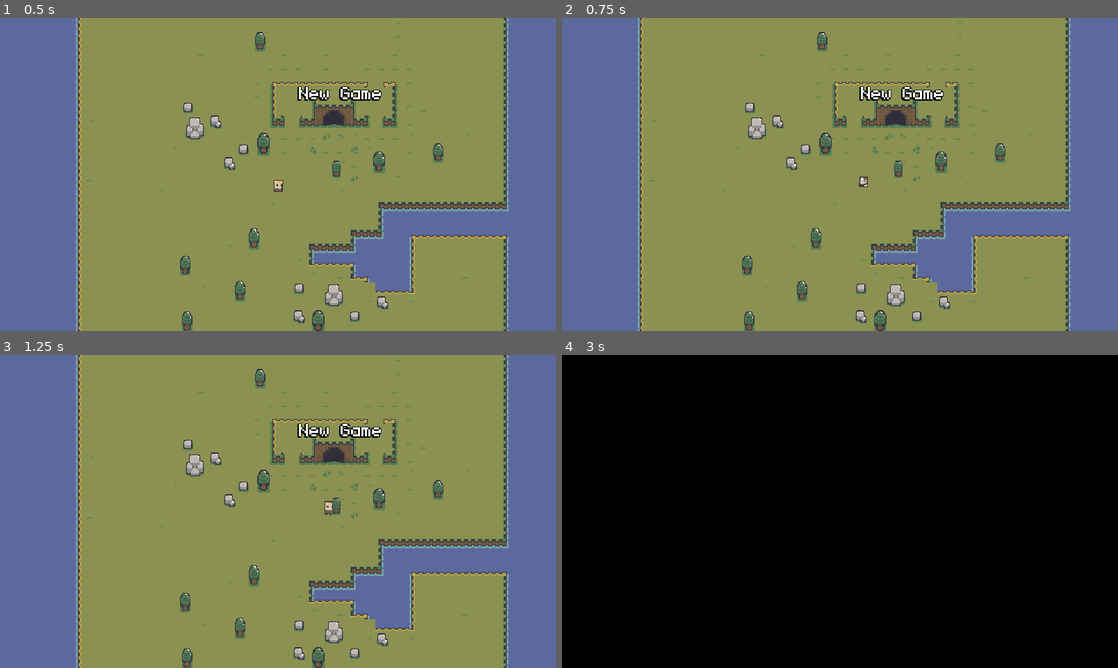
Above: before the commit, frames 1-4 (two rows, left to right).
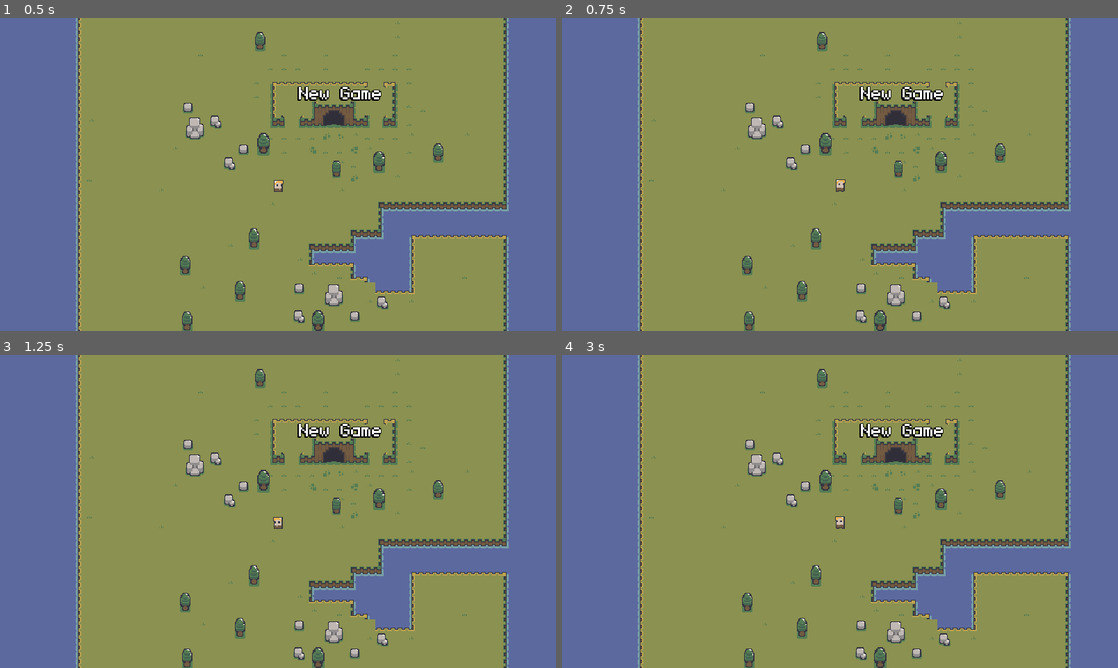
Above: after the commit, the same moments.

Repository: qmarsala/DeliciousDungeon
Game: Godot game, scene res://scenes/game.tscn
The game is run twice, just before and just after one commit, with the same random seed, the same clock (stepped at 60 frames per second) and the same inputs.
Inputs (mouse positions are in pixels of both pictures, inside the frame that each line leads up to):
- Up to frame 1 (0.5 s): no input
- Up to frame 2 (0.75 s): tap Enter at 0.5 s; move the mouse to (962, 158) at 0.52 s; hold Right mouse button (dash) from 0.53 s (still down)
- Up to frame 3 (1.25 s): keep holding Right mouse button (dash); tap E (interact) at 0.8 s
- Up to frame 4 (3 s): move the mouse to (728, 527) at 1.27 s; release Right mouse button (dash) at 1.28 s; tap E (interact) at 1.35 s; click (728, 527) at 1.55 s; tap Space at 2 s; move the mouse to (895, 442) at 2.02 s; press the mouse at (895, 442) at 2.03 s; right-click (895, 442) at 2.3 s; move the mouse to (812, 574) at 2.77 s; release the mouse at (812, 574) at 2.78 s; tap Q (basic_attack) at 2.85 s

Frame 1 is identical in both runs. In frame 2, 0.1% of the frame differs, in the area x 49-55%, y 50-56%; in frame 3, 0.1%; in frame 4, 100%, in the area x 0-100%, y 0-100%.

Commit message:
move input to 'unhandled input' so it plays better with ui during gameplay

Diff:
--- a/src/assets/scripts/player/player_states/player_dash_state.gd
+++ b/src/assets/scripts/player/player_states/player_dash_state.gd
@@ -33,5 +33,5 @@
 	if player.weapon_equipped:
 		player.weapon.show()
 
-func handle_physics_process(delta: float) -> void:
+func handle_movement_input(event: InputEvent) -> void:
 	pass
--- a/src/assets/scripts/player/player_states/player_idle_state.gd
+++ b/src/assets/scripts/player/player_states/player_idle_state.gd
@@ -6,7 +6,6 @@
 	idle_at = time
 
 func handle_process(delta):
-	handle_interact_action()
 	if time - idle_at >= 1 and player.weapon_equipped:
 		player.weapon.global_position = player.hand.global_position - Vector2(6, 2)
 		player.weapon.rotation = 0
--- a/src/assets/scripts/player/player_states/player_move_state.gd
+++ b/src/assets/scripts/player/player_states/player_move_state.gd
@@ -2,7 +2,6 @@
 class_name PlayerMoveState
 
 func handle_process(delta):
-	handle_interact_action()
 	weapon_animation()
 	if player.global_position.distance_to(player.move_target) <= 5:
 		player.move_target = player.global_position
--- a/src/assets/scripts/player/player_states/player_state.gd
+++ b/src/assets/scripts/player/player_states/player_state.gd
@@ -16,45 +16,47 @@
 	pass
 
 func handle_process(delta: float):
-	handle_interact_action()
+	pass
+
+func _unhandled_input(event: InputEvent) -> void:
+	handle_movement_input(event)
+	handle_interact_action(event)
 
 func handle_physics_process(delta: float):
-	handle_movement_input(delta)
-	handle_dash_input()
+	var was_holding = holding_move
+	holding_move = move_pressed and time - pressed_at > .25
+	if holding_move:
+		player.move_destination_indicator.hide()
+		player.move_target = player.get_global_mouse_position()
+	if was_holding and !holding_move:
+		player.move_destination_indicator.show()
 
-# this is calling up... is this ok?
-func handle_interact_action() -> void:
+func handle_interact_action(event: InputEvent) -> void:
 	if not player: return
-	if Input.is_action_just_pressed("interact"):
+	if event.is_action_pressed("interact"):
 		player.interact()
 
 #in this method we have the details implemented here, in contrast to above where we call 'interact'
 #just to play around with different approaches
 #todo: how can we get the move indicator code consolidated into one spot?
 var pressed_at = 0
-func handle_movement_input(delta):
+var move_pressed = false
+var holding_move = false
+func handle_movement_input(event: InputEvent):
 	if not player: return
-	time += delta
-	if player.move_disabled and Input.is_action_just_released("move"):
+	if player.move_disabled and event.is_action_released("move"):
 		player.move_disabled = false
 
 	if player.move_disabled: return
 	var mouse_pos = player.get_global_mouse_position()
-	if Input.is_action_just_pressed("move"):
+	if event.is_action_pressed("move"):
 		pressed_at = time
+		move_pressed = true
 		player.move_target = mouse_pos
 		player.move_destination_indicator.show()
 		Transitioned.emit(self, "MoveState")
-	elif Input.is_action_pressed("move") and time - pressed_at > .25 and player.move_target.distance_to(mouse_pos) > 5:
-		player.move_target = mouse_pos
-		player.move_destination_indicator.hide()
-		Transitioned.emit(self, "MoveState")
-	elif Input.is_action_just_released("move") and time - pressed_at > .25:
-		player.move_destination_indicator.show()
-
-func handle_dash_input():
-	if not player: return
-	var mouse_pos = player.get_global_mouse_position()
-	if Input.is_action_just_pressed("dash") and not player.is_dash_cooldown:
+	elif event.is_action_released("move"):
+		move_pressed = false
+	elif event.is_action_pressed("dash") and not player.is_dash_cooldown:
 		player.move_target = mouse_pos
 		Transitioned.emit(self, "DashState")
